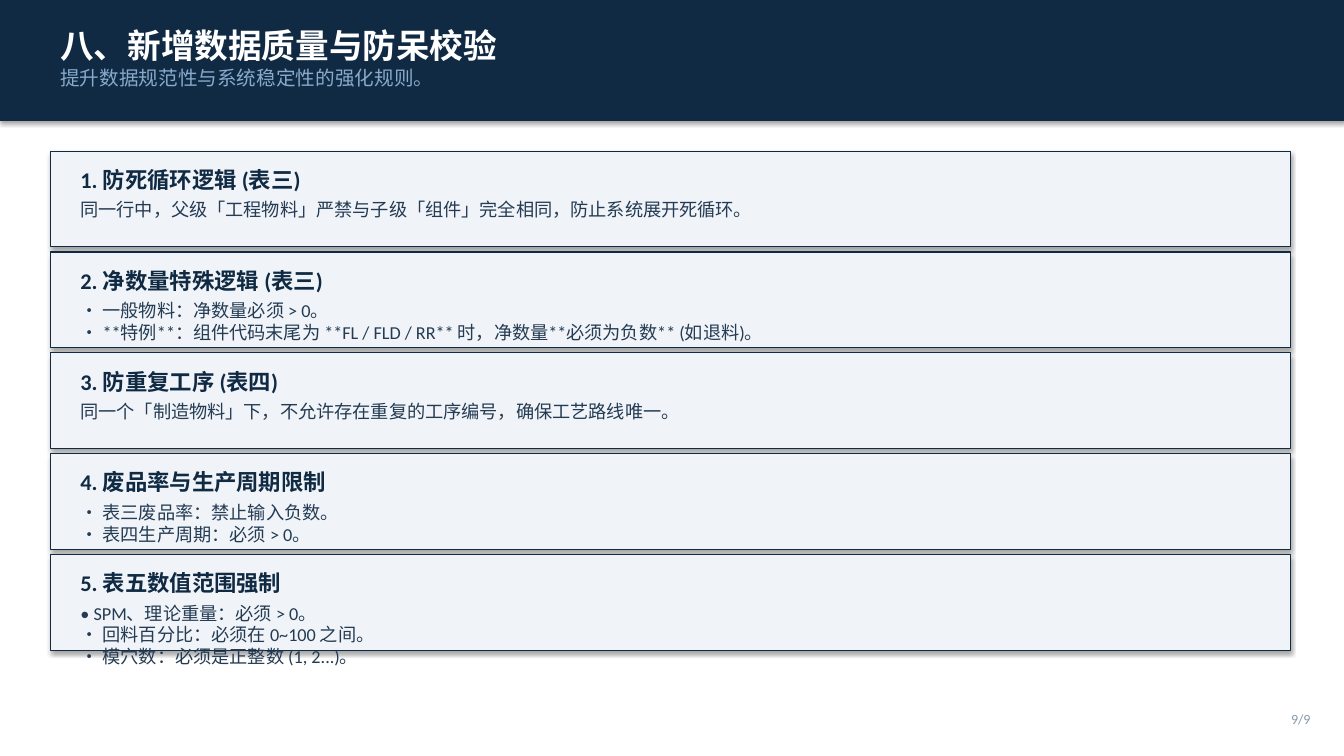
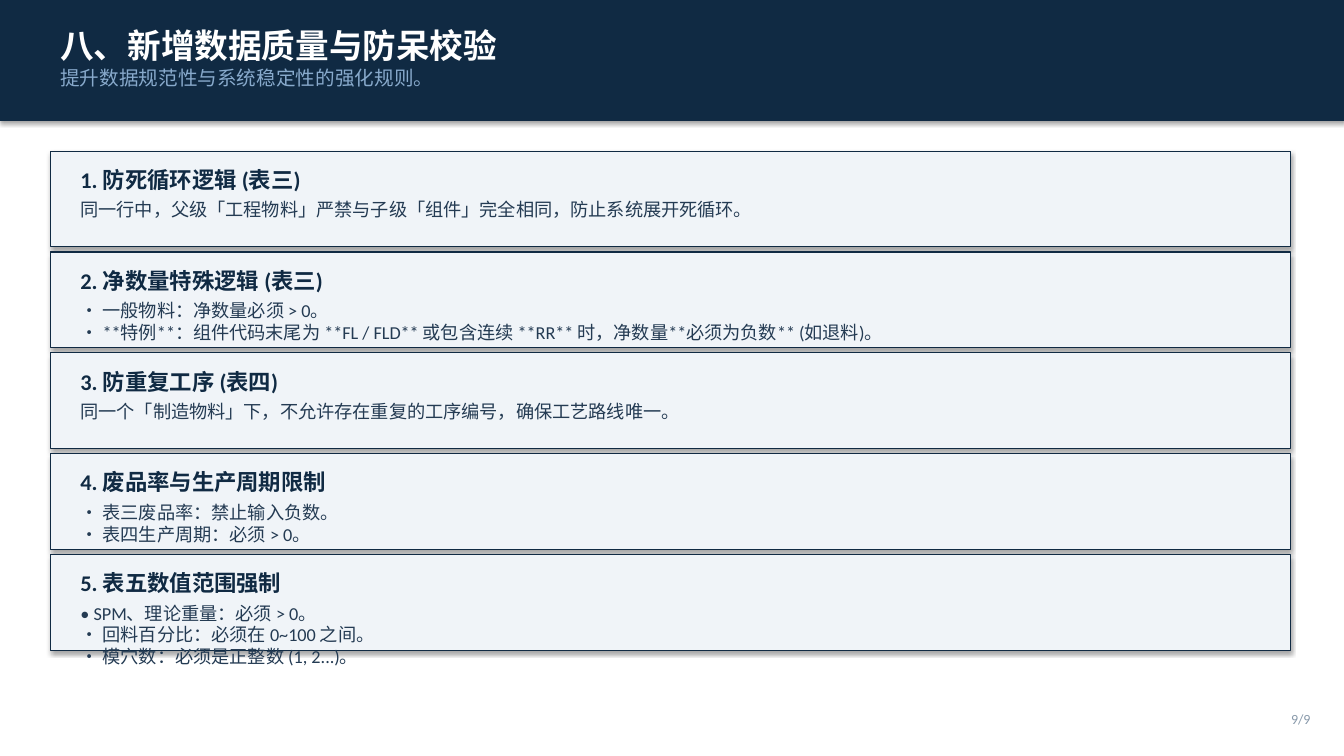
Before and after one commit to 18267313713-source/bom-check-tool, a slide deck: slide 9 of BOM_校验规则详情汇总.pptx. Drawn at 1344x756 pixels with LibreOffice and Linux fonts; fonts in the diff are those of the drawing. Boxes give left, top, right and bottom in pixels: in the first picture for what was removed or moved away, otherwise in the second. Text is boxed around its words. In the diff, an @@ line names an element or a change of style, - is before the commit and + after.

```diff
--- a/BOM_校验规则详情汇总.pptx
+++ b/BOM_校验规则详情汇总.pptx
@@ text at [103, 301, 883, 342]: text changed @@
-• 一般物料：净数量必须 > 0。
-• **特例**：组件代码末尾为 **FL / FLD / RR** 时，净数量**必须为负数** (如退料)。
+• 一般物料：净数量必须 > 0。
+• **特例**：组件代码末尾为 **FL / FLD** 或包含连续 **RR** 时，净数量**必须为负数** (如退料)。
```
Also in this commit, not shown: 2 other files.
